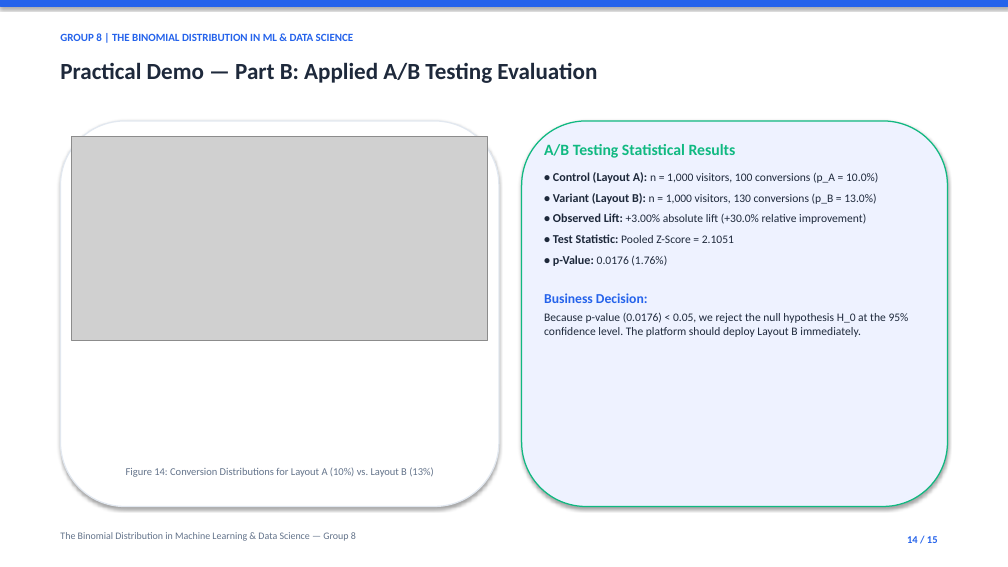
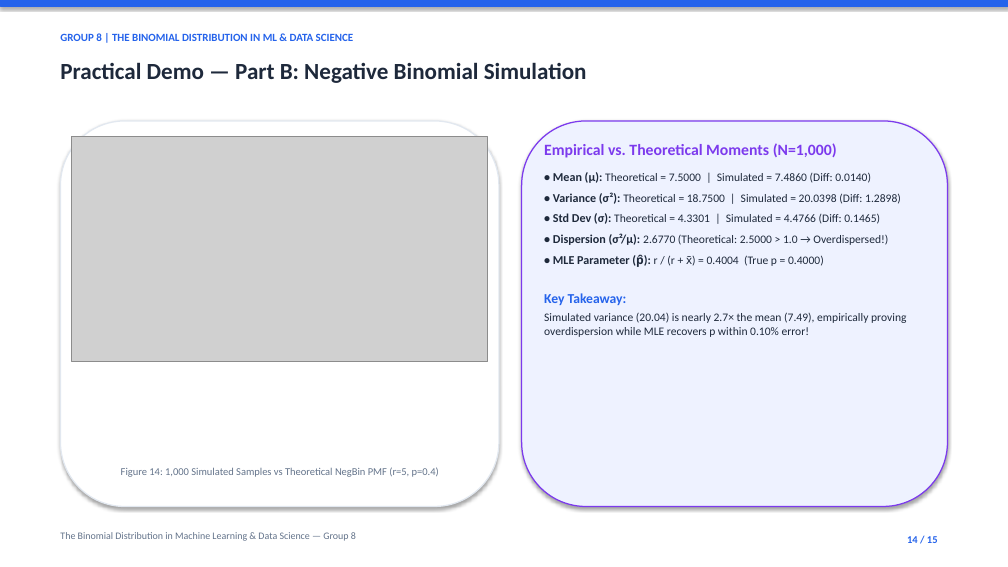
Before and after one commit to TariqYouhana/stat-probability-distributions-ml, a slide deck: slide 14 of slides.pptx. Drawn at 1008x567 pixels with LibreOffice and Linux fonts; fonts in the diff are those of the drawing; grey boxes stand for pictures. Boxes give left, top, right and bottom in pixels: in the first picture for what was removed or moved away, otherwise in the second. Text is boxed around its words. In the diff, an @@ line names an element or a change of style, - is before the commit and + after.

Commit message:
Add Negative Binomial distribution alongside Positive Binomial

```diff
--- a/slides.pptx
+++ b/slides.pptx
@@ text at box(60, 62, 587, 83): text changed @@
-Practical Demo — Part B: Applied A/B Testing Evaluation
+Practical Demo — Part B: Negative Binomial Simulation
@@ picture: place and size @@
-picture at box(72, 136, 488, 341)
+picture at box(72, 136, 488, 362)
@@ rounded rectangle at box(522, 121, 948, 507): outline #10B981 1.2 pt to #7C3AED 1.2 pt @@
@@ text at box(544, 143, 906, 337): text changed @@
-A/B Testing Statistical Results
-• Control (Layout A): n = 1,000 visitors, 100 conversions (p_A = 10.0%)
-• Variant (Layout B): n = 1,000 visitors, 130 conversions (p_B = 13.0%)
-• Observed Lift: +3.00% absolute lift (+30.0% relative improvement)
-• Test Statistic: Pooled Z-Score = 2.1051
-• p-Value: 0.0176 (1.76%)
-Business Decision:
-Because p-value (0.0176) < 0.05, we reject the null hypothesis H_0 at the 95% confidence level. The platform should deploy Layout B immediately.
+Empirical vs. Theoretical Moments (N=1,000)
+• Mean (μ): Theoretical = 7.5000 | Simulated = 7.4860 (Diff: 0.0140)
+• Variance (σ²): Theoretical = 18.7500 | Simulated = 20.0398 (Diff: 1.2898)
+• Std Dev (σ): Theoretical = 4.3301 | Simulated = 4.4766 (Diff: 0.1465)
+• Dispersion (σ²/μ): 2.6770 (Theoretical: 2.5000 > 1.0 → Overdispersed!)
+• MLE Parameter (p̂): r / (r + x̄) = 0.4004 (True p = 0.4000)
+Key Takeaway:
+Simulated variance (20.04) is nearly 2.7× the mean (7.49), empirically proving overdispersion while MLE recovers p within 0.10% error!
@@ text at box(121, 467, 439, 477): text changed @@
-Figure 14: Conversion Distributions for Layout A (10%) vs. Layout B (13%)
+Figure 14: 1,000 Simulated Samples vs Theoretical NegBin PMF (r=5, p=0.4)
```
Also in this commit, not shown: 4 other slides changed, 4 slides added, 4 slides removed, 17 other files.
